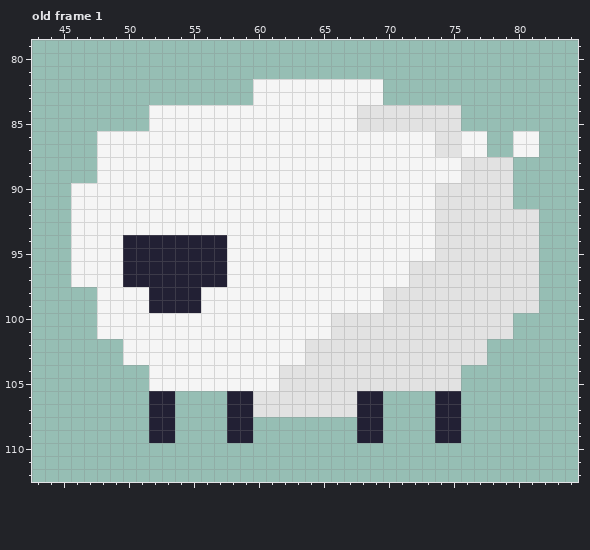
One commit to this pixel-art file: static/assets/sheep.aseprite. Above, as it was before the edit.
128x128 pixels, 7 frames. Shown: old frame 1: x 43..84, y 79..112. The commit also changed other frames, which this record leaves out.
After the commit:
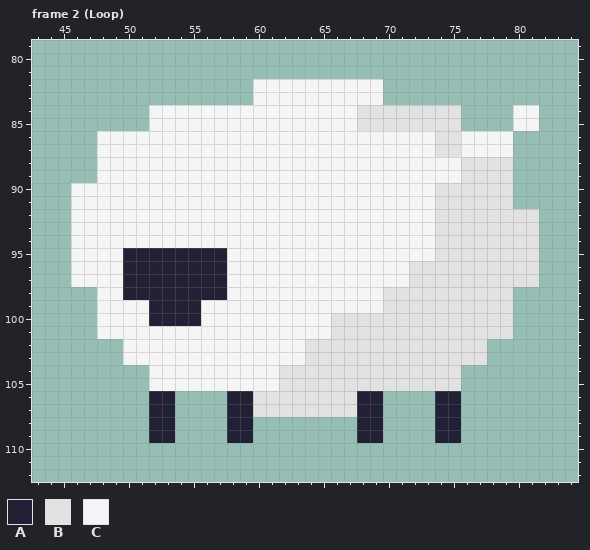
Palette (. is transparent): A #222034  B #e2e2e2  C #f5f5f5
A new or re-ordered frame is compared with the old frame closest to it.
From old to new:
frames 7 -> 8
Frame 2 (Loop) is new; against old frame 1, layer "Flattened":
y 84..85: x 80..81 .. -> CC
y 86..87: x 78..81 ..CC -> CC..
y 94: x 50..57 AAAAAAAA -> CCCCCCCC
y 98: x 50..51 CC -> AA; x 56..57 CC -> AA; x 80..81 BB -> ..
y 99: x 80..81 BB -> ..
y 100: x 52..55 CCCC -> AAAA
Changed places in both pictures, as pixel boxes (x1, y1, x2, y2):
changed: (487, 105, 539, 157)
changed: (123, 235, 227, 326)
erased: (513, 287, 539, 313)
